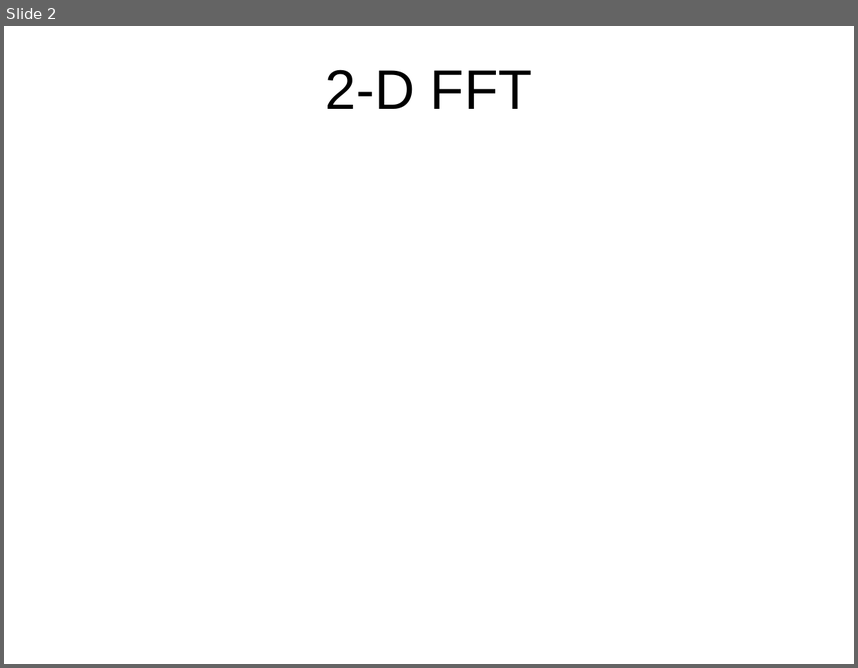
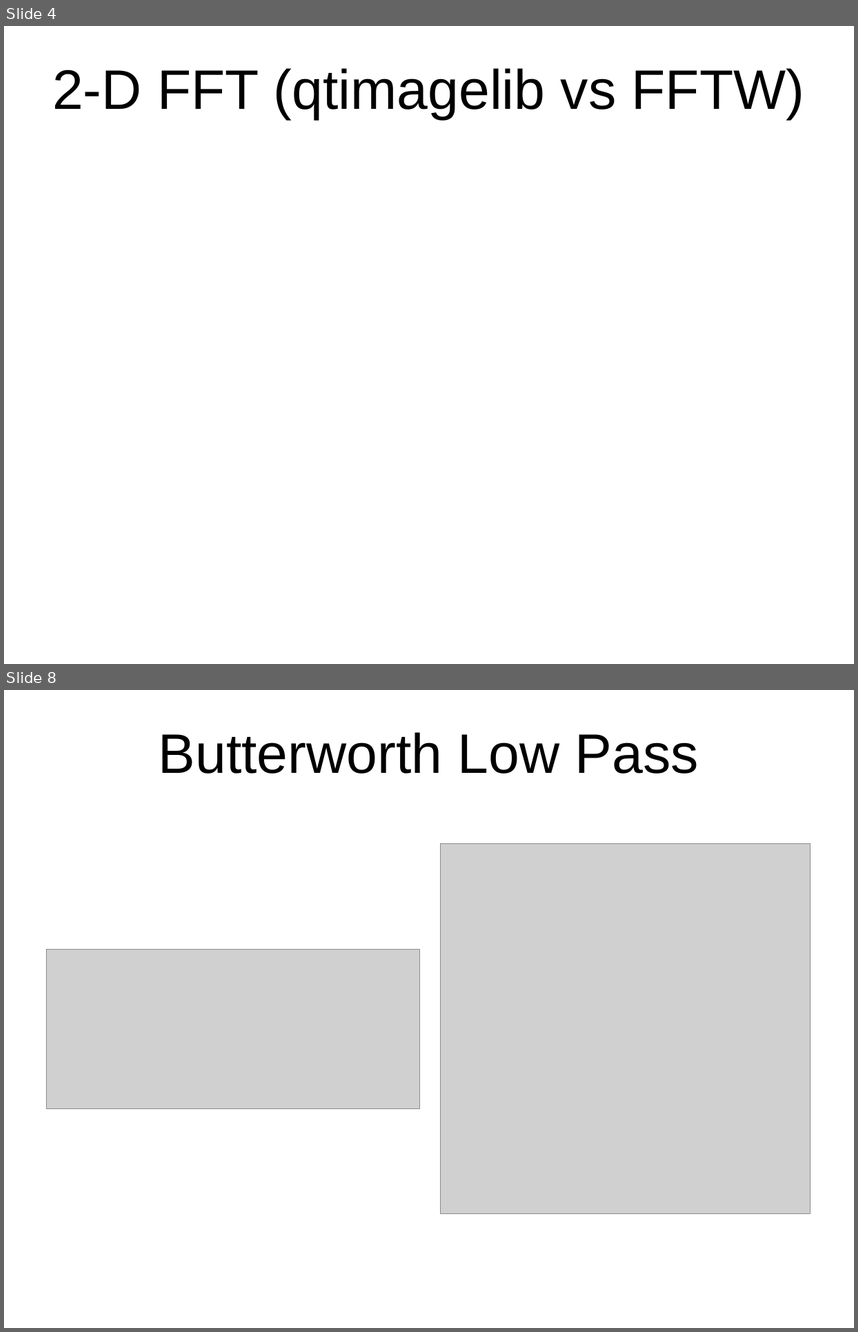
Before and after one commit to aubskibob/FFT, a slide deck: Presentation.odp. Shown one above the other, each under a label of ours: slide 2 before the commit, slides 4 and 8 after it; the slides between them are not shown. The pictures are 858x668 and 858x1332 pixels, drawn with LibreOffice and Linux fonts; fonts in the diff are those of the drawing; grey boxes stand for pictures; background and template pictures are left out. Boxes give left, top, right and bottom in pixels: in the first picture for what was removed or moved away, otherwise in the second. Text is boxed around its words. In the diff, an @@ line names an element or a change of style, - is before the commit and + after.

```diff
--- a/Presentation.odp
+++ b/Presentation.odp
@@ slide 8 added at [4, 690, 854, 1328], background picture (left out) @@
@@ title added at [159, 732, 699, 773], 51.9 pt, text #000000 @@
+Butterworth Low Pass
@@ picture added at [441, 843, 810, 1213] @@
@@ picture added at [46, 949, 420, 1109] @@
@@ what was slide 2 is now slide 4 @@
@@ slide 4 changed as well @@
@@ title at [52, 68, 804, 118]: text changed @@
-2-D FFT
+2-D FFT (qtimagelib vs FFTW)
```
Also in this commit, not shown: 1 other slide changed, 10 other slides added.
